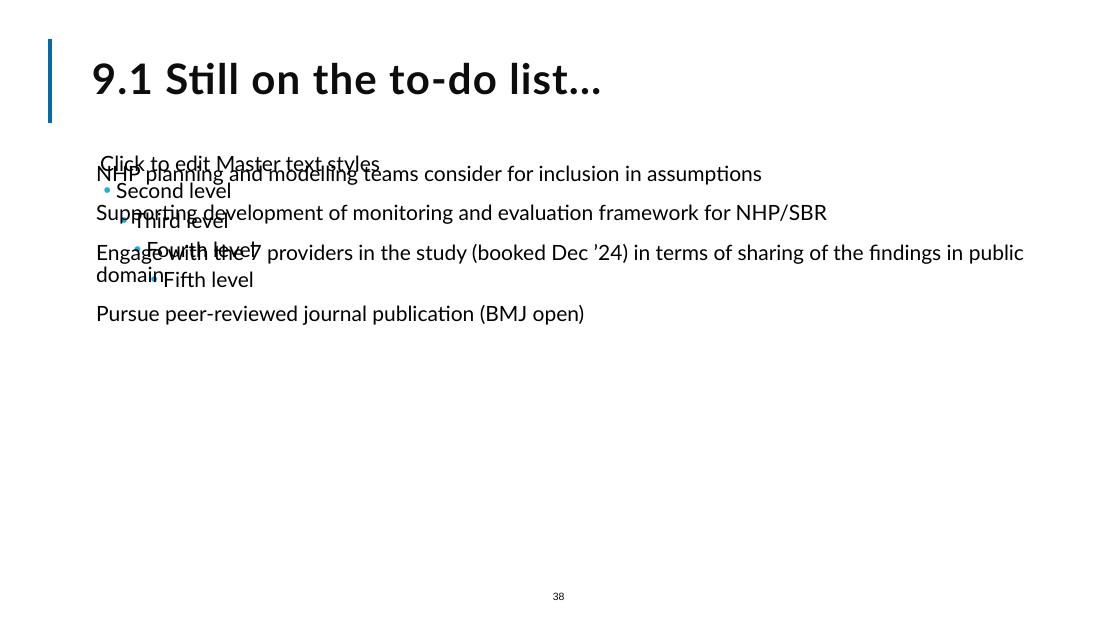
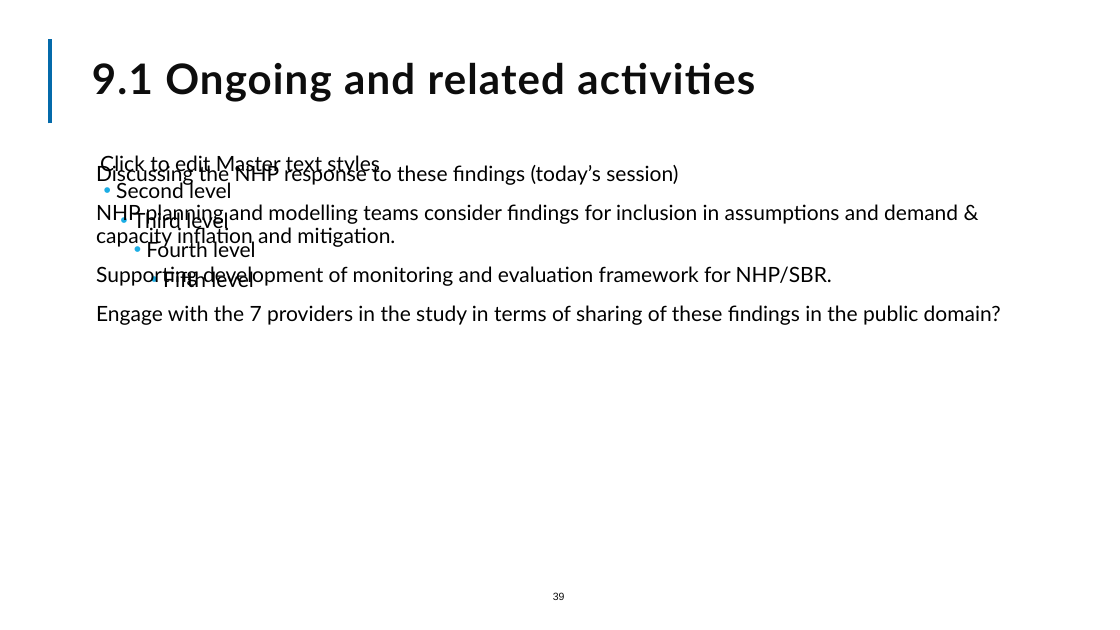
Before and after one commit to The-Strategy-Unit/nhp_sbr_impacts, a slide deck: slide 39 of NHP_SBR impacts_2024_summaryfinal.pptx (slide 38 before the commit). Drawn at 1120x630 pixels with LibreOffice and Linux fonts; fonts in the diff are those of the drawing; background and template pictures are left out. Boxes give left, top, right and bottom in pixels: in the first picture for what was removed or moved away, otherwise in the second. Text is boxed around its words. In the diff, an @@ line names an element or a change of style, - is before the commit and + after.

```diff
--- a/NHP_SBR impacts_2024_summaryfinal.pptx
+++ b/NHP_SBR impacts_2024_summaryfinal.pptx
@@ title at bbox=[92, 62, 755, 102]: text changed @@
-9.1 Still on the to-do list…
+9.1 Ongoing and related activities
@@ text at bbox=[96, 163, 1001, 325]: text changed @@
-  NHP planning and modelling teams consider for inclusion in assumptions
-  Supporting development of monitoring and evaluation framework for NHP/SBR
-  Engage with the 7 providers in the study (booked Dec ’24) in terms of sharing of the findings in public domain
-  Pursue peer-reviewed journal publication (BMJ open)
+  Discussing the NHP response to these findings (today’s session)
+  NHP planning and modelling teams consider findings for inclusion in assumptions and demand & capacity inflation and mitigation.
+  Supporting development of monitoring and evaluation framework for NHP/SBR.
+  Engage with the 7 providers in the study in terms of sharing of these findings in the public domain?
@@ page number at bbox=[553, 592, 565, 600]: text changed @@
-38
+39
```
Also in this commit, not shown: 9 other slides changed, 2 slides added, 1 slide removed, 4 other files.
